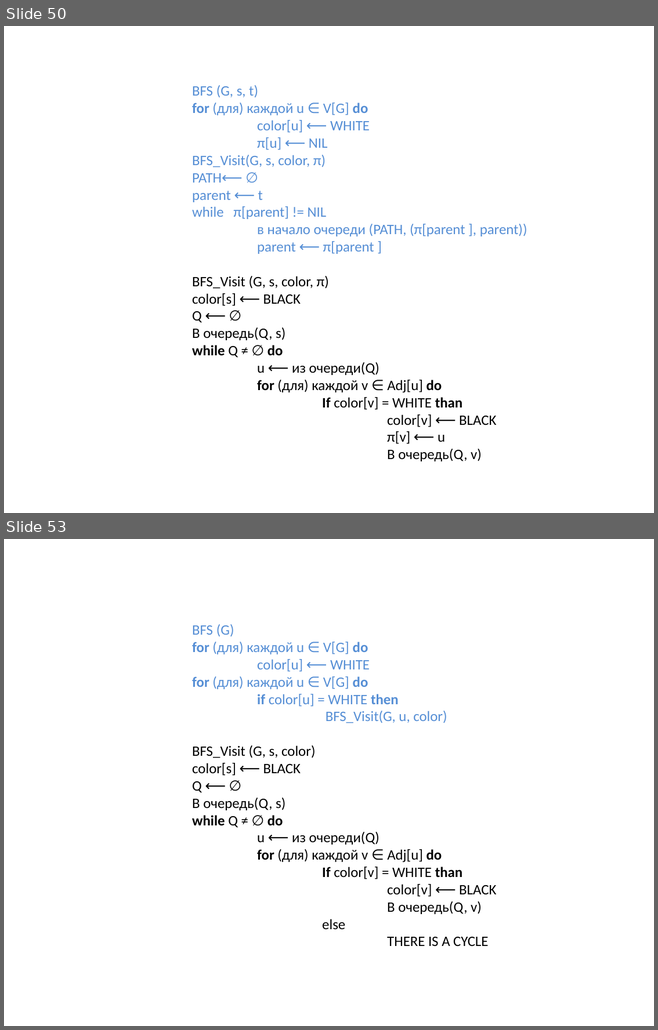
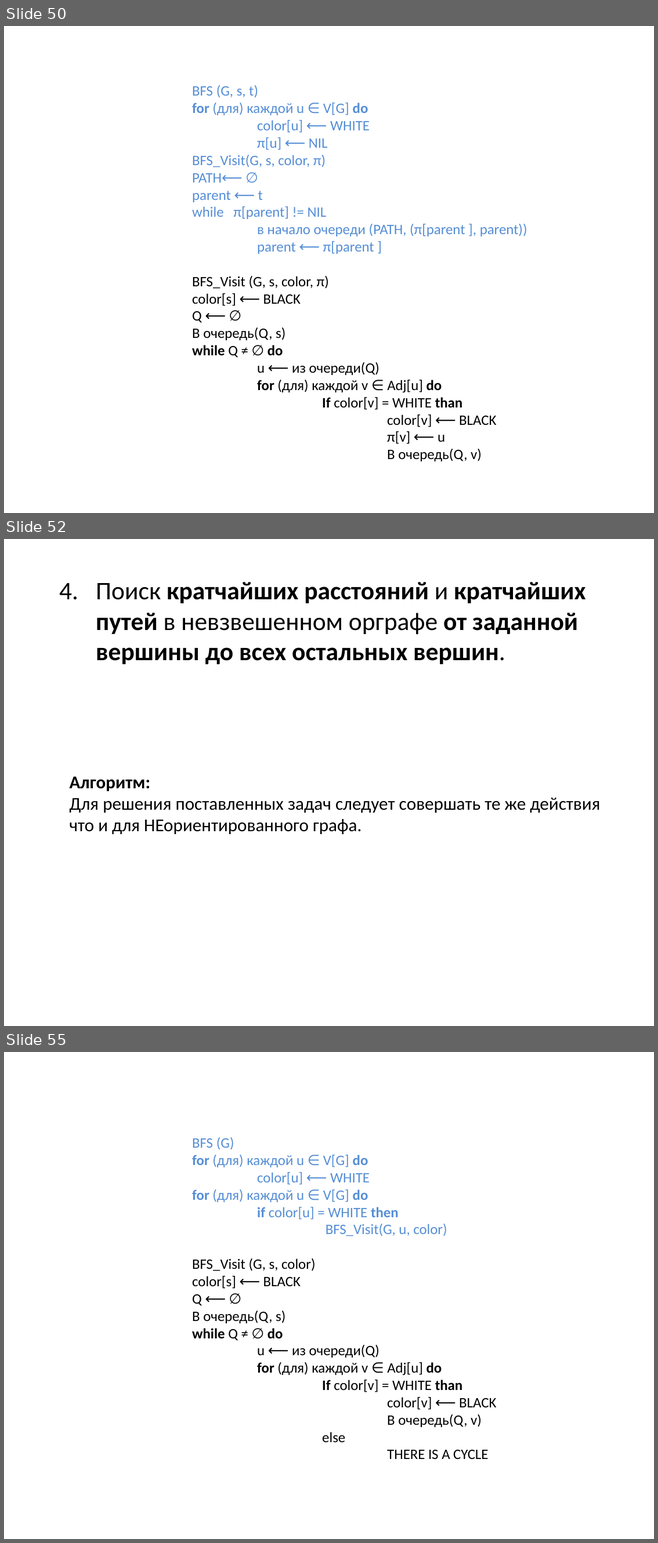
Before and after one commit to SteinbergOB/ANG, a slide deck: Презентации/Лекция 1.pptx. Shown one above the other, each under a label of ours: slides 50 and 53 before the commit, slides 50, 52 and 55 after it; the slides between them are not shown. The pictures are 658x1030 and 658x1543 pixels, drawn with LibreOffice and Linux fonts; fonts in the diff are those of the drawing. Boxes give left, top, right and bottom in pixels: in the first picture for what was removed or moved away, otherwise in the second. Text is boxed around its words. In the diff, an @@ line names an element or a change of style, - is before the commit and + after.

```diff
--- a/Презентации/Лекция 1.pptx
+++ b/Презентации/Лекция 1.pptx
@@ slide 52 added at box(4, 539, 654, 1026), background #FFFFFF @@
@@ text added at box(96, 582, 585, 664), 28 pt, text #000000, bold @@
+4. Поиск кратчайших расстояний и кратчайших путей в невзвешенном орграфе от заданной вершины до всех остальных вершин.
@@ text added at box(70, 776, 600, 834), 20 pt, text #000000 @@
+Алгоритм:
+Для решения поставленных задач следует совершать те же действия что и для НЕориентированного графа.
@@ what was slide 53 is now slide 55 @@
```
Also in this commit, not shown: 1 slide changed, 2 other slides added, 2 slides removed.
